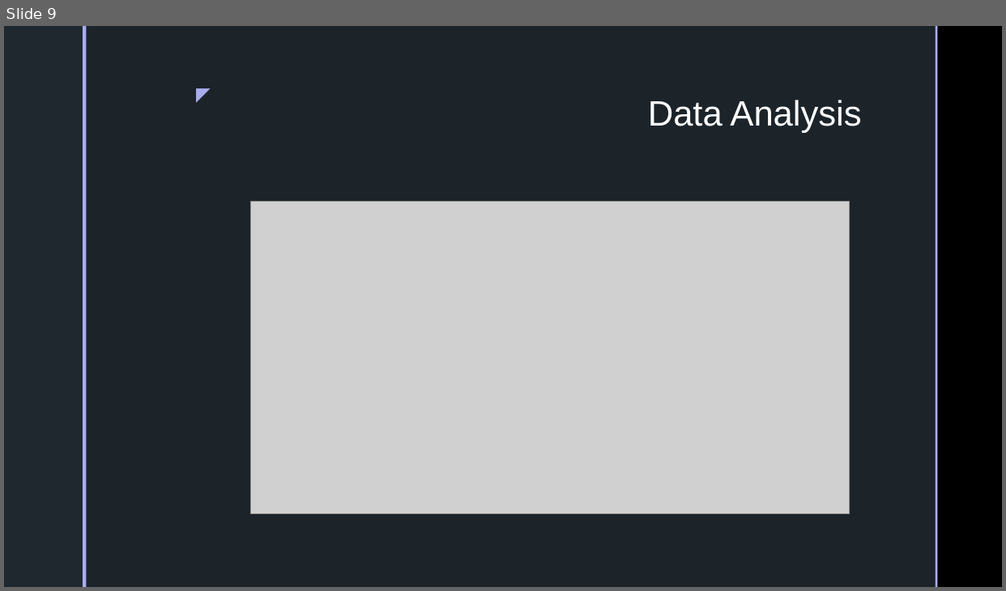
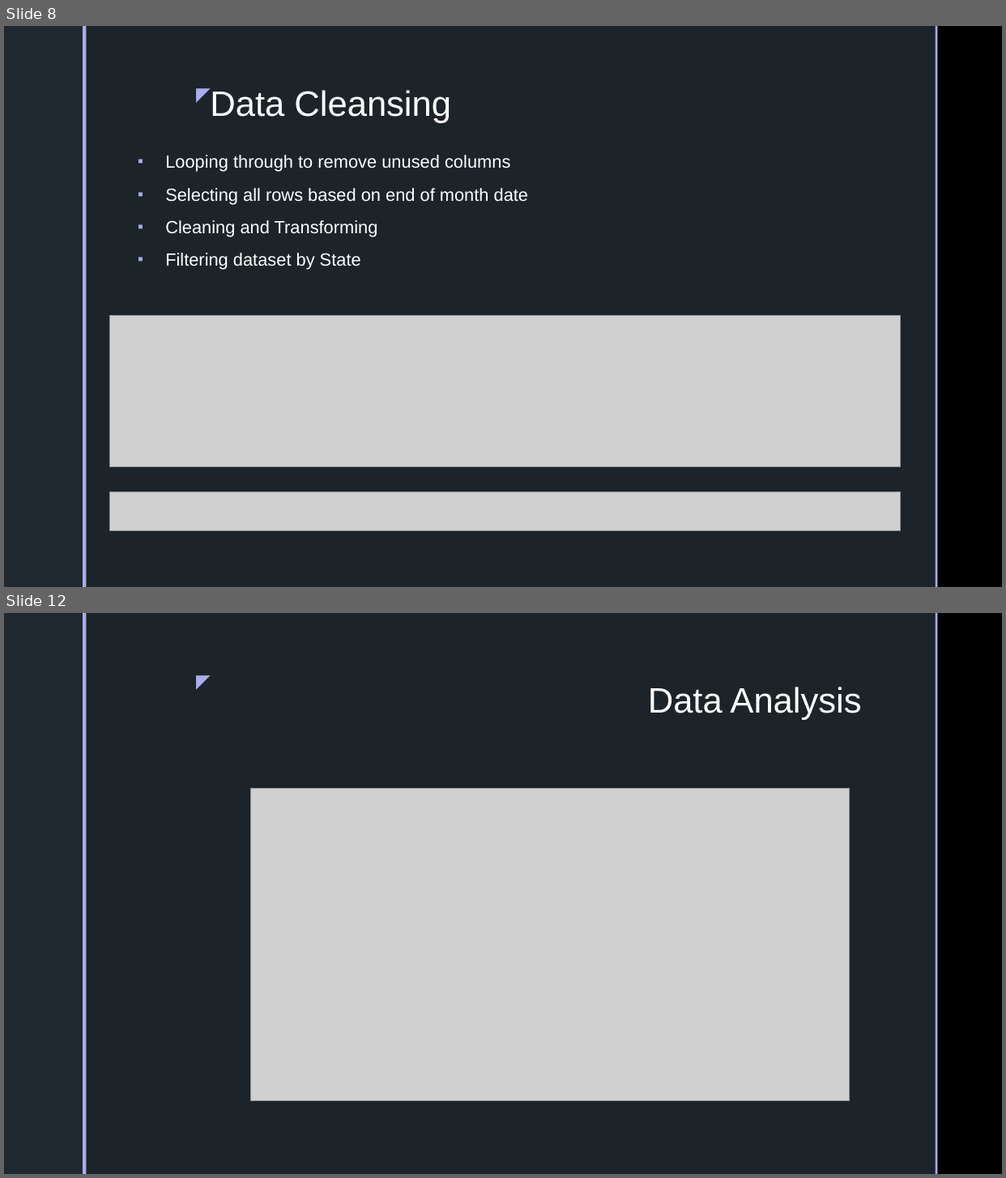
Before and after one commit to inkosi-codes/Covid-19-and-Low-Income-Communities, a slide deck: docs/Presentation/Power-Point.pptx. Shown one above the other, each under a label of ours: slide 9 before the commit, slides 8 and 12 after it; the slides between them are not shown. The pictures are 1006x591 and 1006x1178 pixels, drawn with LibreOffice and Linux fonts; fonts in the diff are those of the drawing; grey boxes stand for pictures; background and template pictures are left out. Boxes give left, top, right and bottom in pixels: in the first picture for what was removed or moved away, otherwise in the second. Text is boxed around its words. In the diff, an @@ line names an element or a change of style, - is before the commit and + after.

```diff
--- a/docs/Presentation/Power-Point.pptx
+++ b/docs/Presentation/Power-Point.pptx
@@ slide 8 added at (4,26,1002,587), background picture (left out); not listed: 5 template elements that a slide beside it also shows @@
@@ title added at (210,88,451,123), 34 pt, text #FFFFFF @@
+Data Cleansing
@@ text added at (165,155,528,270), 17 pt, text #FFFFFF @@
+▪ Looping through to remove unused columns
+▪ Selecting all rows based on end of month date
+▪ Cleaning and Transforming
+▪ Filtering dataset by State
@@ picture added at (110,316,901,467) @@
@@ picture added at (110,493,901,531) @@
@@ what was slide 9 is now slide 12 @@
```
Also in this commit, not shown: 2 slides changed, 4 other slides added, 3 slides removed, 4 other files.
